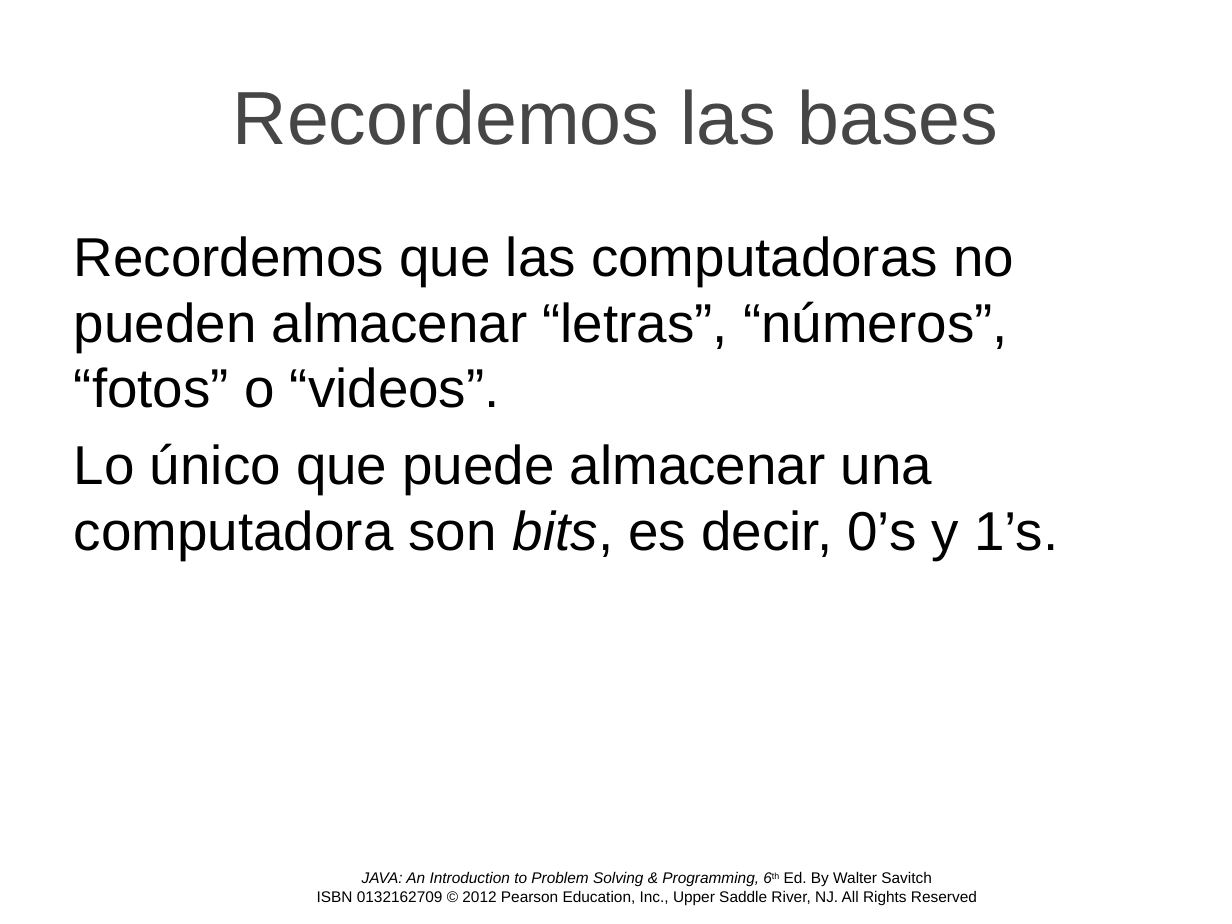
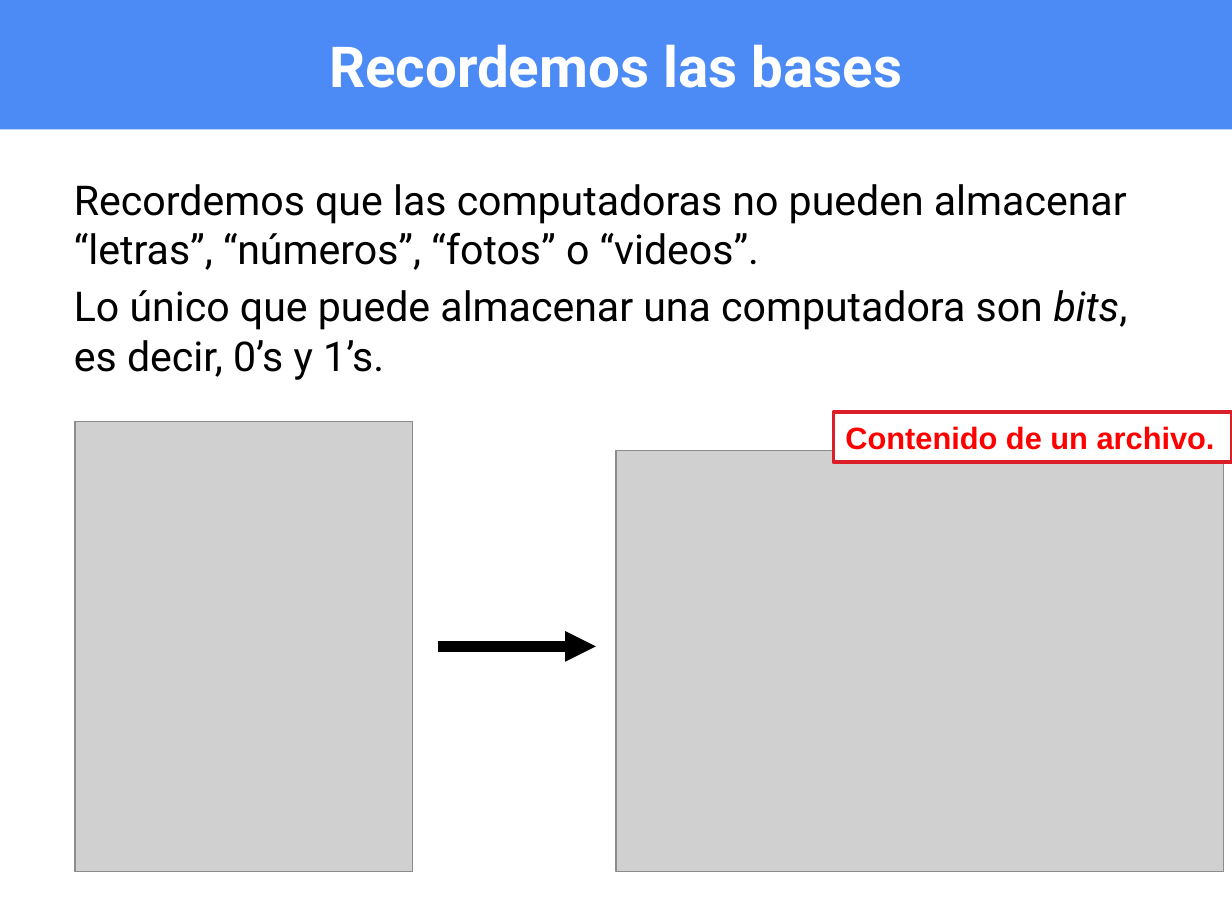
Before and after one commit to OMardil/INFO2, a slide deck: slide 4 of MOD13_Archivos_IO/01 Presentacion/INFO2_MOD13-Archivos_IO.pptx (slide 5 before the commit). Drawn at 1232x924 pixels with LibreOffice and Linux fonts; fonts in the diff are those of the drawing; grey boxes stand for pictures; background and template pictures are left out. Boxes give left, top, right and bottom in pixels: in the first picture for what was removed or moved away, otherwise in the second. Text is boxed around its words. In the diff, an @@ line names an element or a change of style, - is before the commit and + after.

```diff
--- a/MOD13_Archivos_IO/01 Presentacion/INFO2_MOD13-Archivos_IO.pptx
+++ b/MOD13_Archivos_IO/01 Presentacion/INFO2_MOD13-Archivos_IO.pptx
@@ title "Recordemos las bases": place and size @@
-title "Recordemos las bases" at (233,89,998,145)
+title "Recordemos las bases" at (0,0,1232,129)
@@ title "Recordemos las bases" at (0,0,1232,129): size 44 to 33 pt, font Arial to Roboto, text colour #464646 to #FFFFFF, bold on; fill none to #4C8BF5 @@
@@ text "Recordemos que las computadoras no ...": place and size @@
-text "Recordemos que las computadoras no ..." at (74,236,1058,560)
+text "Recordemos que las computadoras no ..." at (74,184,1128,380)
@@ text "Recordemos que las computadoras no ..." at (74,184,1128,380): size 32 to 24 pt, font Arial to Roboto; less space between paragraphs @@
@@ rectangle added at (833,413,1232,462), fill #FFFFFF, outline #DA1F28 2 pt, 18 pt, text #FF0000, bold @@
+Contenido de un archivo.
@@ picture added at (75,421,413,872) @@
@@ picture added at (616,451,1223,872) @@
@@ arrow added from (439, 647) to (596, 647), #000000 6 pt @@
@@ text removed at (317,871,977,905) @@
-JAVA: An Introduction to Problem Solving & Programming, 6th Ed. By Walter Savitch
-ISBN 0132162709 © 2012 Pearson Education, Inc., Upper Saddle River, NJ. All Rights Reserved
```
Also in this commit, not shown: 28 other slides changed, 16 slides added, 12 slides removed, 15 other files.
